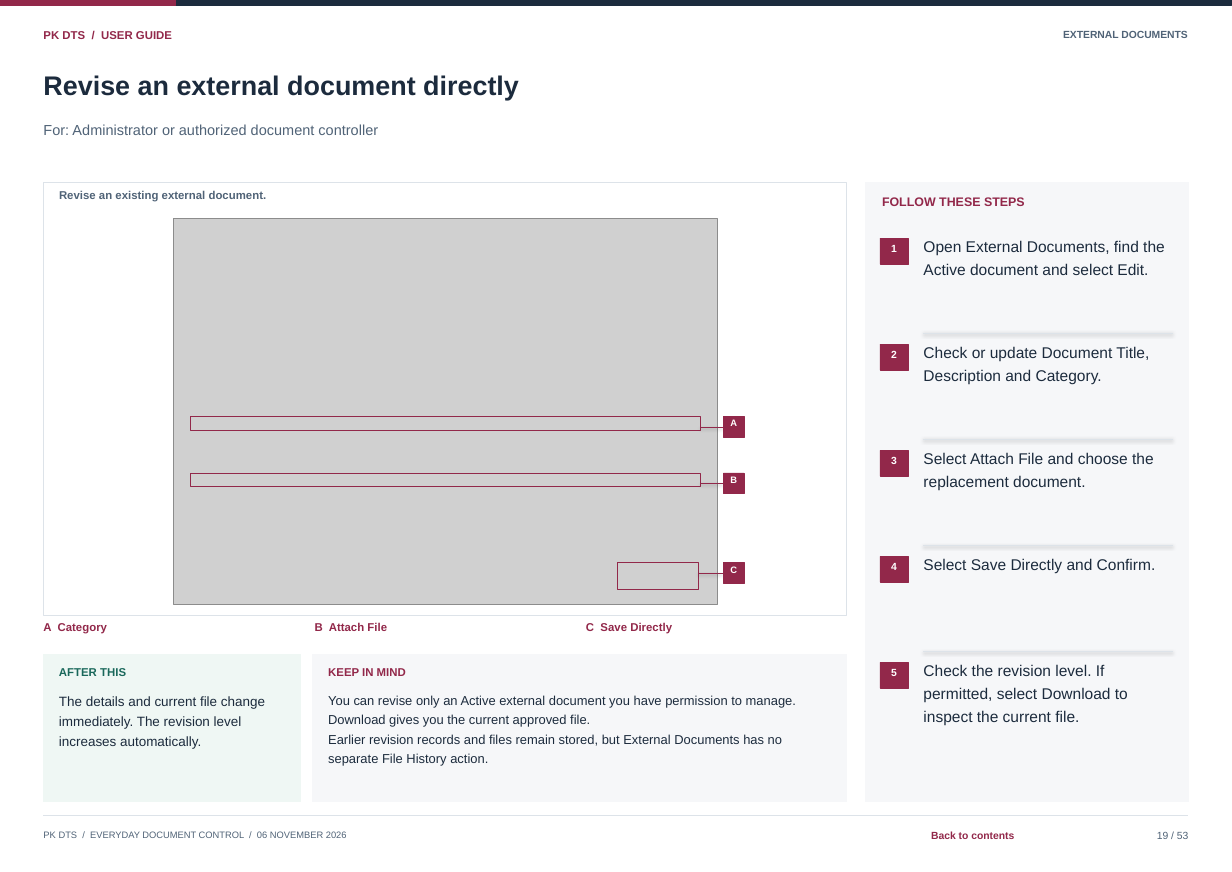
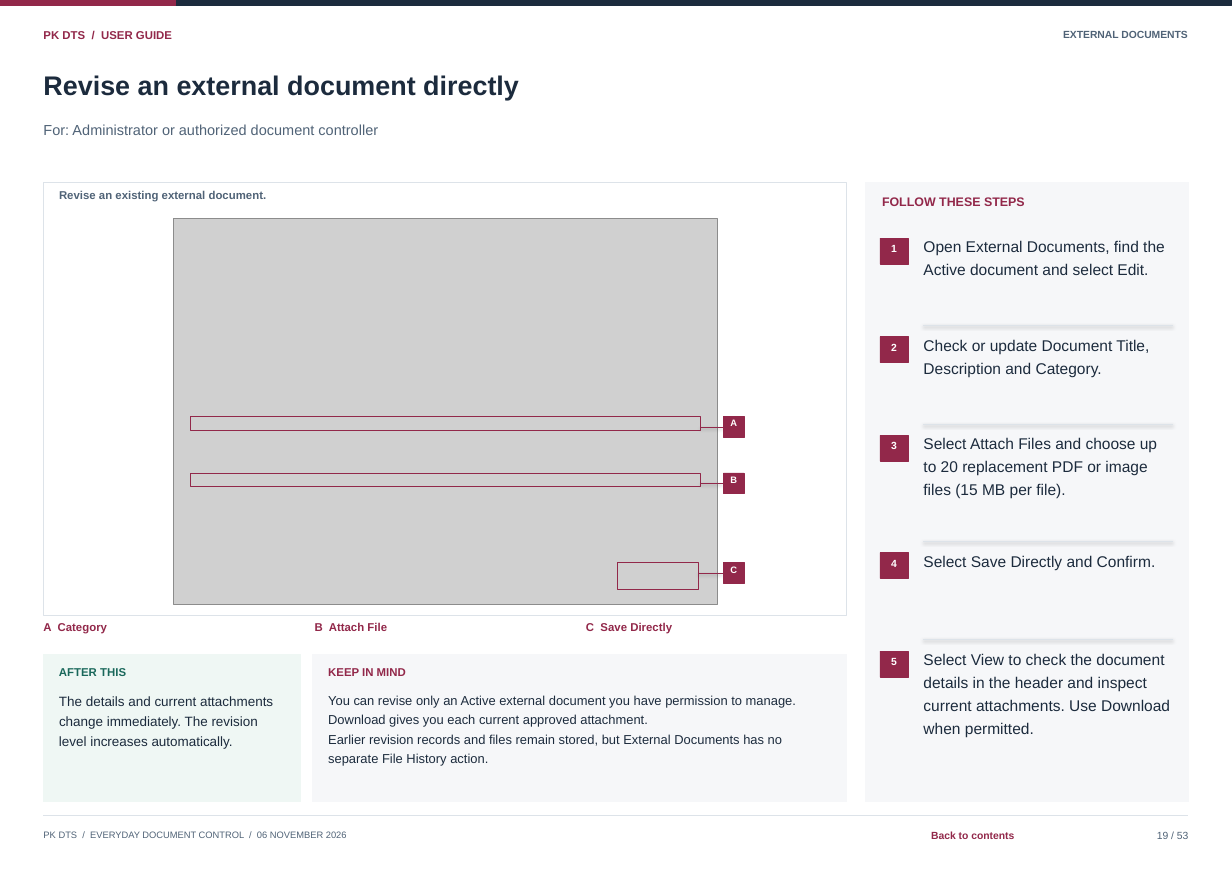
Before and after one commit to curib123/pk_document_tracking_system, a slide deck: slide 19 of docs/system-documentation/PK_DTS_User_Guide.pptx. Drawn at 1232x872 pixels with LibreOffice and Linux fonts; fonts in the diff are those of the drawing; grey boxes stand for pictures. Boxes give left, top, right and bottom in pixels: in the first picture for what was removed or moved away, otherwise in the second. Text is boxed around its words. In the diff, an @@ line names an element or a change of style, - is before the commit and + after.

```diff
--- a/docs/system-documentation/PK_DTS_User_Guide.pptx
+++ b/docs/system-documentation/PK_DTS_User_Guide.pptx
@@ 1 text, 1 line, 1 rectangle: place and size @@
-1 text, 1 line, 1 rectangle at box(880, 439, 1173, 476)
+1 text, 1 line, 1 rectangle at box(880, 424, 1173, 461)
@@ text at box(923, 437, 1157, 452): text changed @@
-Select Attach File and choose the
+Select Attach Files and choose up
@@ text at box(923, 460, 1147, 476): text changed @@
-replacement document.
+to 20 replacement PDF or image
@@ text added at box(923, 483, 1065, 499), 15 pt, text #1C2B3D @@
+files (15 MB per file).
@@ 2 texts, 2 lines, 2 rectangles: place and size @@
-2 texts, 2 lines, 2 rectangles at box(880, 332, 1173, 582)
+2 texts, 2 lines, 2 rectangles at box(880, 325, 1173, 578)
@@ 3 texts, 1 rectangle, 1 line: place and size @@
-3 texts, 1 rectangle, 1 line at box(880, 346, 1173, 688)
+3 texts, 1 rectangle, 1 line at box(880, 339, 1173, 677)
@@ text at box(923, 653, 1164, 665): text changed @@
-permitted, select Download to
+Select View to check the document
@@ text at box(923, 676, 1147, 692): text changed @@
-inspect the current file.
+details in the header and inspect
@@ text removed at box(923, 664, 1105, 676) @@
-Check the revision level. If
@@ text at box(59, 716, 258, 729): text changed @@
-immediately. The revision level
+change immediately. The revision
@@ text at box(59, 696, 273, 706): text changed @@
-The details and current file change
+The details and current attachments
@@ text at box(328, 714, 648, 727): text changed @@
-Download gives you the current approved file.
+Download gives you each current approved attachment.
@@ text added at box(923, 699, 1170, 711), 15 pt, text #1C2B3D @@
+current attachments. Use Download
@@ text at box(59, 736, 233, 749): text changed @@
-increases automatically.
+level increases automatically.
@@ text added at box(923, 722, 1034, 737), 15 pt, text #1C2B3D @@
+when permitted.
```
Also in this commit, not shown: 23 other slides changed, 22 other files.
